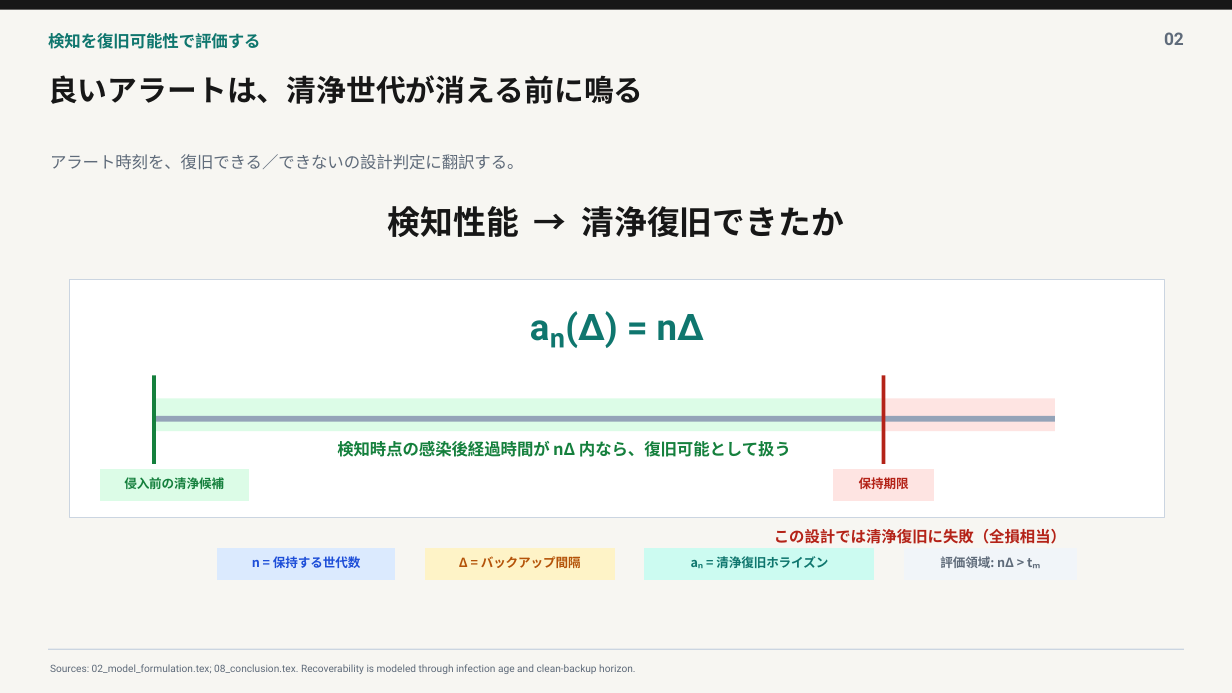
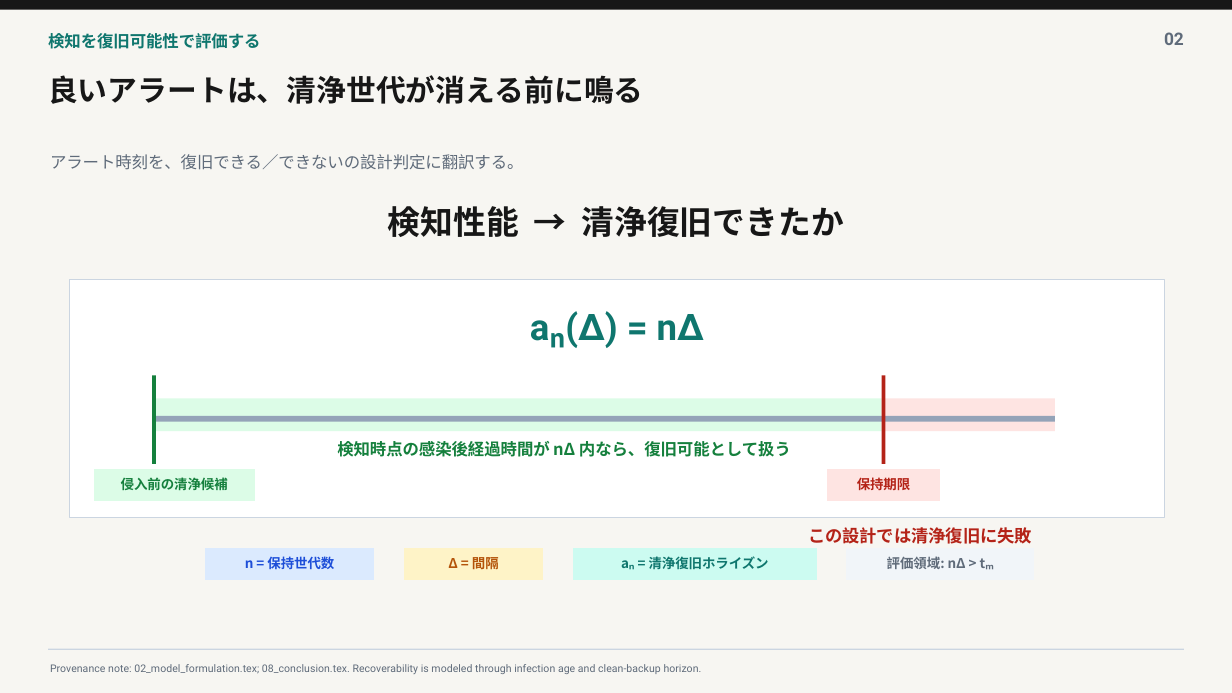
Before and after one commit to t0m0h1r0/research-backup, a slide deck: slide 2 of paper/presentations/heavy_tail_backup_intro/heavy_tail_backup_intro.pptx. Drawn at 1232x693 pixels with LibreOffice and Linux fonts; fonts in the diff are those of the drawing. Boxes give left, top, right and bottom in pixels: in the first picture for what was removed or moved away, otherwise in the second. Text is boxed around its words. In the diff, an @@ line names an element or a change of style, - is before the commit and + after.

```diff
--- a/paper/presentations/heavy_tail_backup_intro/heavy_tail_backup_intro.pptx
+++ b/paper/presentations/heavy_tail_backup_intro/heavy_tail_backup_intro.pptx
@@ rectangle: place and size @@
-rectangle at [100, 470, 248, 500]
+rectangle at [94, 470, 254, 500]
@@ rectangle: place and size @@
-rectangle at [834, 470, 933, 500]
+rectangle at [828, 470, 940, 500]
@@ text at [808, 527, 1032, 544]: text changed; size 12 to 13.5 pt @@
-この設計では清浄復旧に失敗（全損相当）
+この設計では清浄復旧に失敗
@@ rectangle: place and size @@
-rectangle at [217, 549, 395, 579]
+rectangle at [206, 549, 373, 579]
@@ text at [245, 556, 334, 569]: text changed; size 9.8 to 10.5 pt @@
-n = 保持する世代数
+n = 保持世代数
@@ rectangle: place and size @@
-rectangle at [425, 549, 614, 579]
+rectangle at [405, 549, 543, 579]
@@ text at [448, 554, 499, 572]: text changed; size 9.8 to 10.5 pt @@
-Δ = バックアップ間隔
+Δ = 間隔
@@ rectangle: place and size @@
-rectangle at [645, 549, 874, 579]
+rectangle at [574, 549, 816, 579]
@@ size 9.8 to 10.5 pt in 4 elements at [121, 477, 228, 490], [857, 477, 911, 490], [887, 556, 994, 570], [649, 556, 769, 570] @@
@@ text "aₙ = 清浄復旧ホライズン": place and size @@
-text "aₙ = 清浄復旧ホライズン" at [716, 556, 828, 568]
+text "aₙ = 清浄復旧ホライズン" at [649, 556, 769, 570]
@@ rectangle: place and size @@
-rectangle at [905, 549, 1076, 579]
+rectangle at [848, 549, 1034, 579]
@@ text "評価領域: nΔ > tₘ": place and size @@
-text "評価領域: nΔ > tₘ" at [940, 556, 1040, 568]
+text "評価領域: nΔ > tₘ" at [887, 556, 994, 570]
@@ text at [50, 664, 702, 674]: text changed; size 7.9 to 8.2 pt @@
-Sources: 02_model_formulation.tex; 08_conclusion.tex. Recoverability is modeled through infection age and clean-backup horizon.
+Provenance note: 02_model_formulation.tex; 08_conclusion.tex. Recoverability is modeled through infection age and clean-backup horizon.
```
Also in this commit, not shown: 4 other slides changed, 3 other files.
